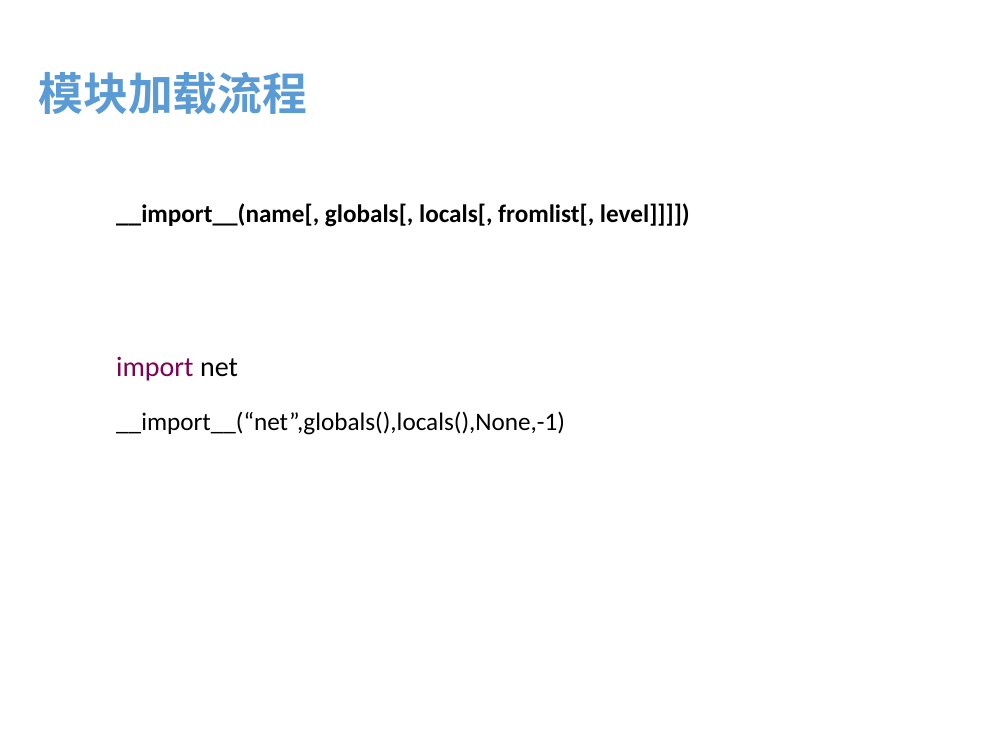
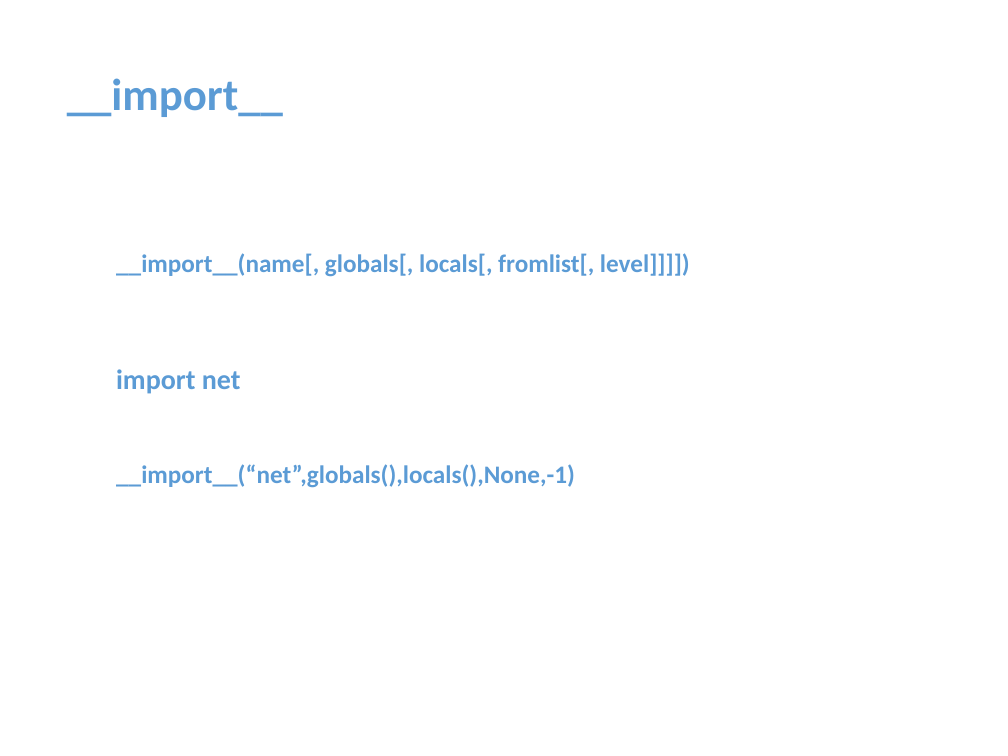
Before and after one commit to menfeng/studynote, a slide deck: slide 20 of python/source code/import/import.pptx. Drawn at 1008x756 pixels with LibreOffice and Linux fonts; fonts in the diff are those of the drawing. Boxes give left, top, right and bottom in pixels: in the first picture for what was removed or moved away, otherwise in the second. Text is boxed around its words. In the diff, an @@ line names an element or a change of style, - is before the commit and + after.

```diff
--- a/python/source code/import/import.pptx
+++ b/python/source code/import/import.pptx
@@ text removed at [39,72,308,114] @@
-模块加载流程
@@ text added at [67,78,283,117], 32 pt, text #5B9BD5, bold @@
+__import__
@@ text "__import__(name[, globals[, locals[, fromlist[, level]]]])": place and size @@
-text "__import__(name[, globals[, locals[, fromlist[, level]]]])" at [116,203,690,227]
+text "__import__(name[, globals[, locals[, fromlist[, level]]]])" at [116,253,690,277]
@@ text "__import__(name[, globals[, locals[, fromlist[, level]]]])" at [116,253,690,277]: text colour #000000 to #5B9BD5 @@
@@ text "import net": place and size @@
-text "import net" at [116,356,238,381]
+text "import net" at [116,369,241,394]
@@ text "import net" at [116,369,241,394]: text colour #7F0055 to #5B9BD5 in "import"; text colour #000000 to #5B9BD5 in "net"; bold on @@
@@ text "__import__(“net”,globals(),locals(),None,-1)": place and size @@
-text "__import__(“net”,globals(),locals(),None,-1)" at [116,411,565,435]
+text "__import__(“net”,globals(),locals(),None,-1)" at [116,464,575,488]
@@ text "__import__(“net”,globals(),locals(),None,-1)" at [116,464,575,488]: text colour #000000 to #5B9BD5, bold on @@
```
Also in this commit, not shown: 9 other slides changed, 7 slides added, 2 slides removed.
